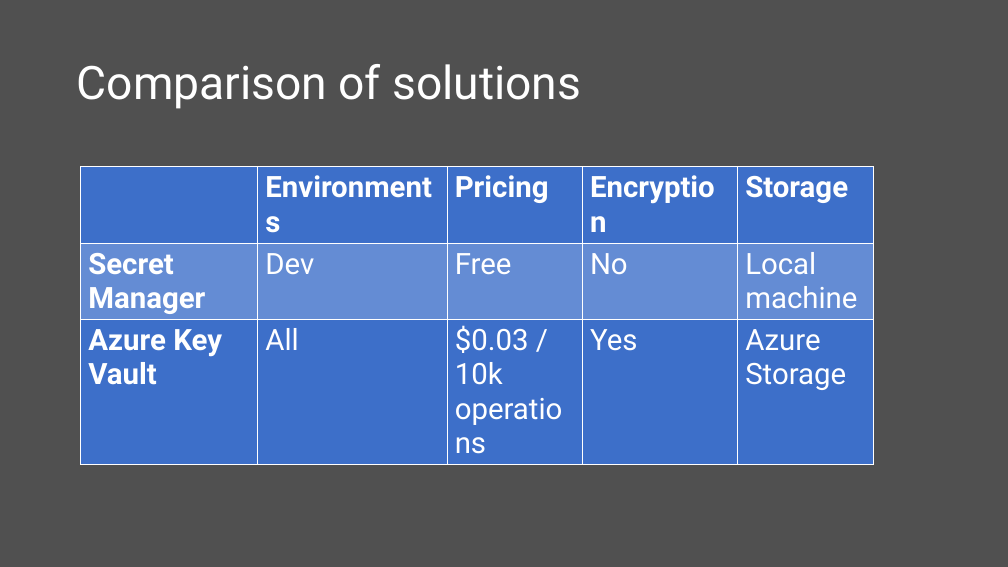
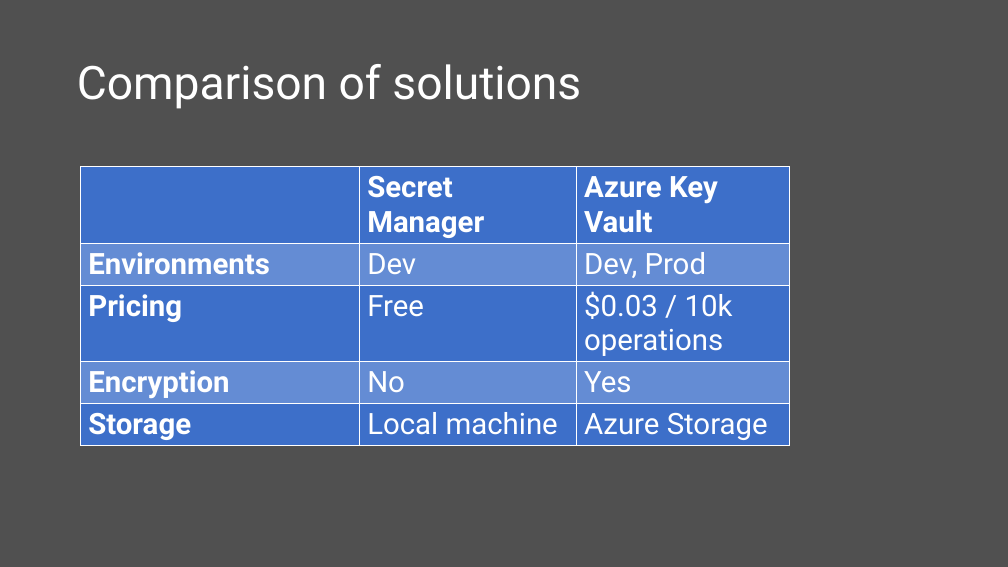
Before and after one commit to scottaddie/slide-decks, a slide deck: slide 11 of Protecting App Secrets.pptx (slide 7 before the commit). Drawn at 1008x567 pixels with LibreOffice and Linux fonts; fonts in the diff are those of the drawing. Boxes give left, top, right and bottom in pixels: in the first picture for what was removed or moved away, otherwise in the second. Text is boxed around its words. In the diff, an @@ line names an element or a change of style, - is before the commit and + after.

Commit message:
Add Secret Manager in CLI slide

```diff
--- a/Protecting App Secrets.pptx
+++ b/Protecting App Secrets.pptx
@@ table at (81,167,790,444) @@
- | Environments | Pricing | Encryption | Storage
-Secret Manager | Dev | Free | No | Local machine
-Azure Key Vault | All | $0.03 / 10k operations | Yes | Azure Storage
+ | Secret Manager | Azure Key Vault
+Environments | Dev | Dev, Prod
+Pricing | Free | $0.03 / 10k operations
+Encryption | No | Yes
+Storage | Local machine | Azure Storage
@@ table: place and size @@
-table at (81,167,873,437)
+table at (81,167,790,444)
```
Also in this commit, not shown: 1 other slide changed, 2 slides added.
